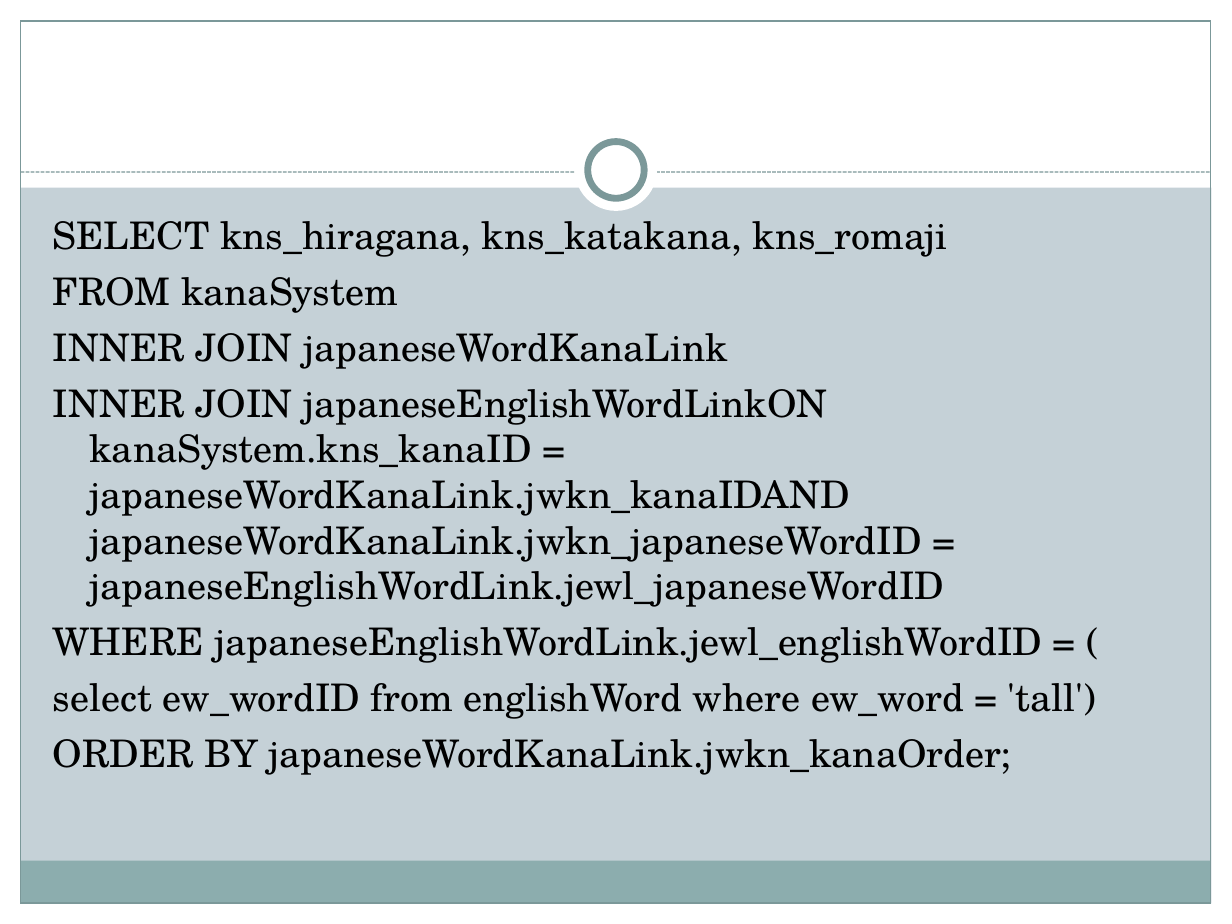
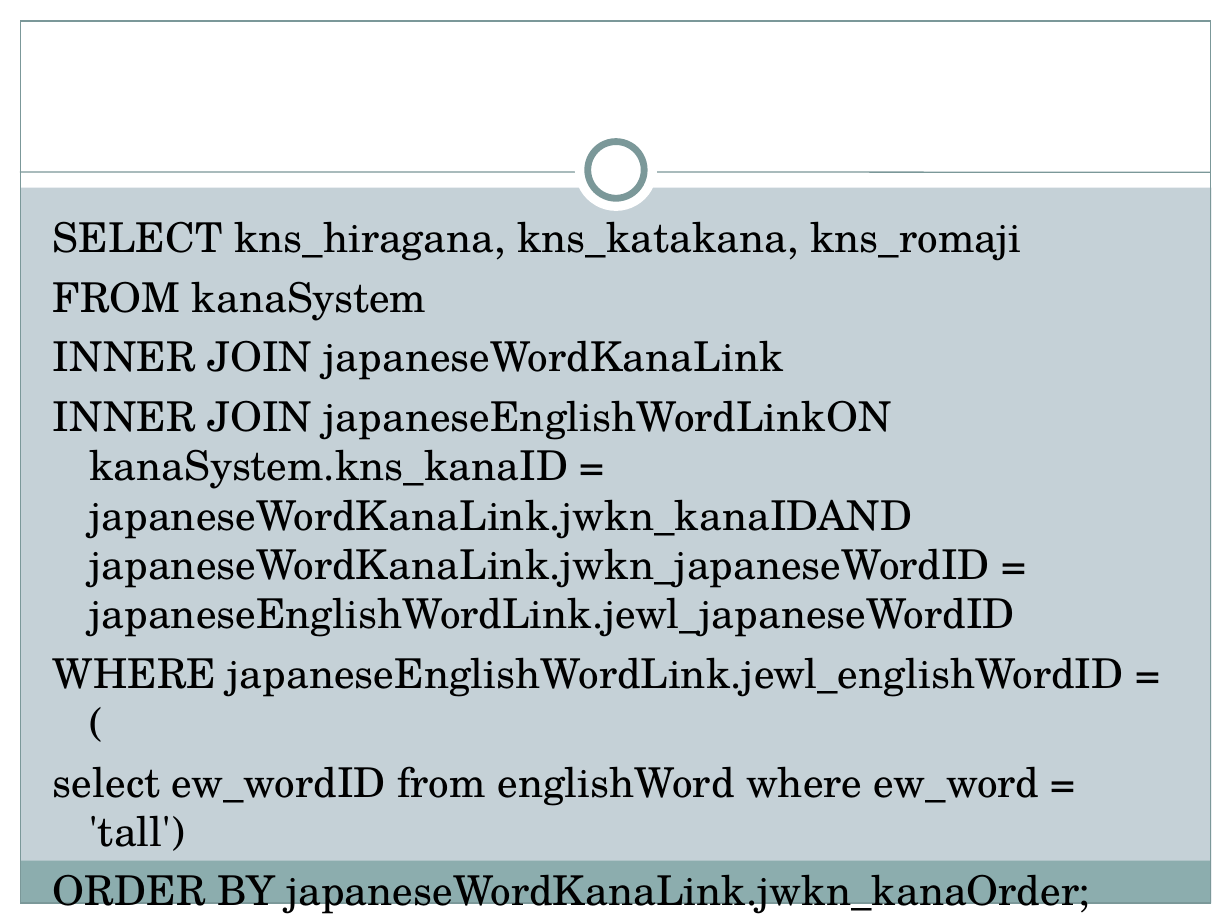
Before and after one commit to allenkvu/CSE111-project, a slide deck: slide 10 of DB_powerpoint.ppt (slide 7 before the commit). Drawn at 1232x924 pixels with LibreOffice and Linux fonts; fonts in the diff are those of the drawing. Boxes give left, top, right and bottom in pixels: in the first picture for what was removed or moved away, otherwise in the second. Text is boxed around its words. In the diff, an @@ line names an element or a change of style, - is before the commit and + after.

```diff
--- a/DB_powerpoint.ppt
+++ b/DB_powerpoint.ppt
@@ line (21, 172) - (1211, 172): stroke #7B9899 0.74 pt dashed to #7B9899 0.74 pt @@
@@ text "SELECT kns_hiragana, kns_katakana, kns_romaji" at (53,221,1124,917): size 22.2 to 24 pt @@
```
Also in this commit, not shown: 8 other slides changed, 4 slides added, 1 slide removed, 25 other files.
